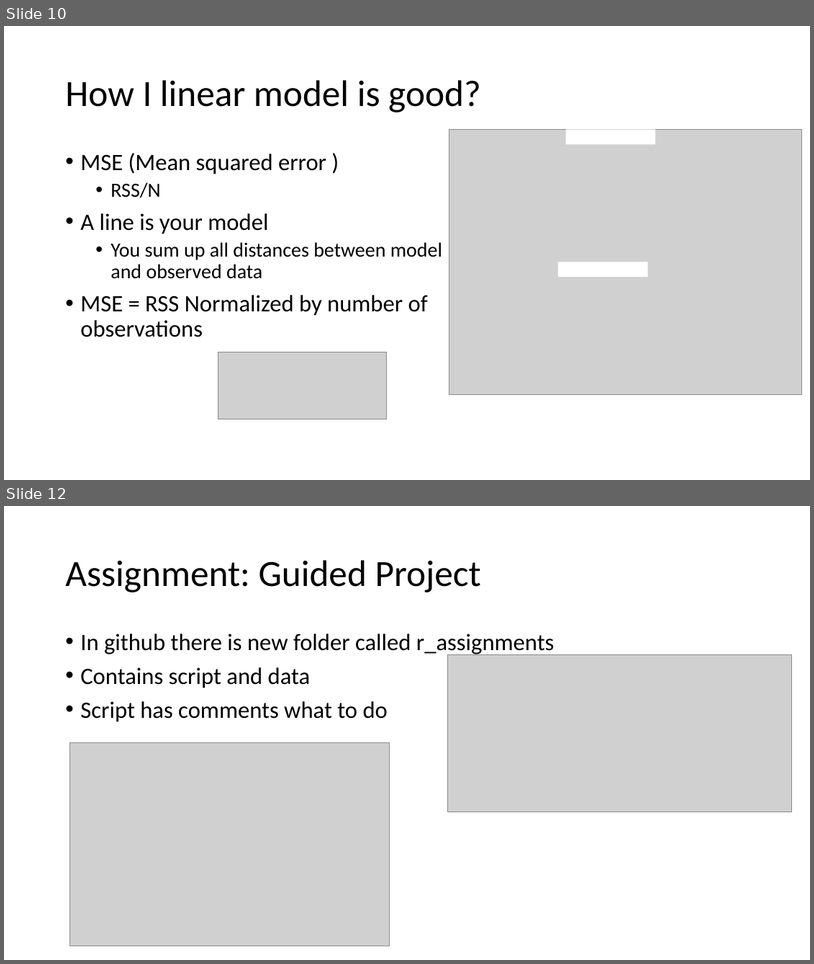
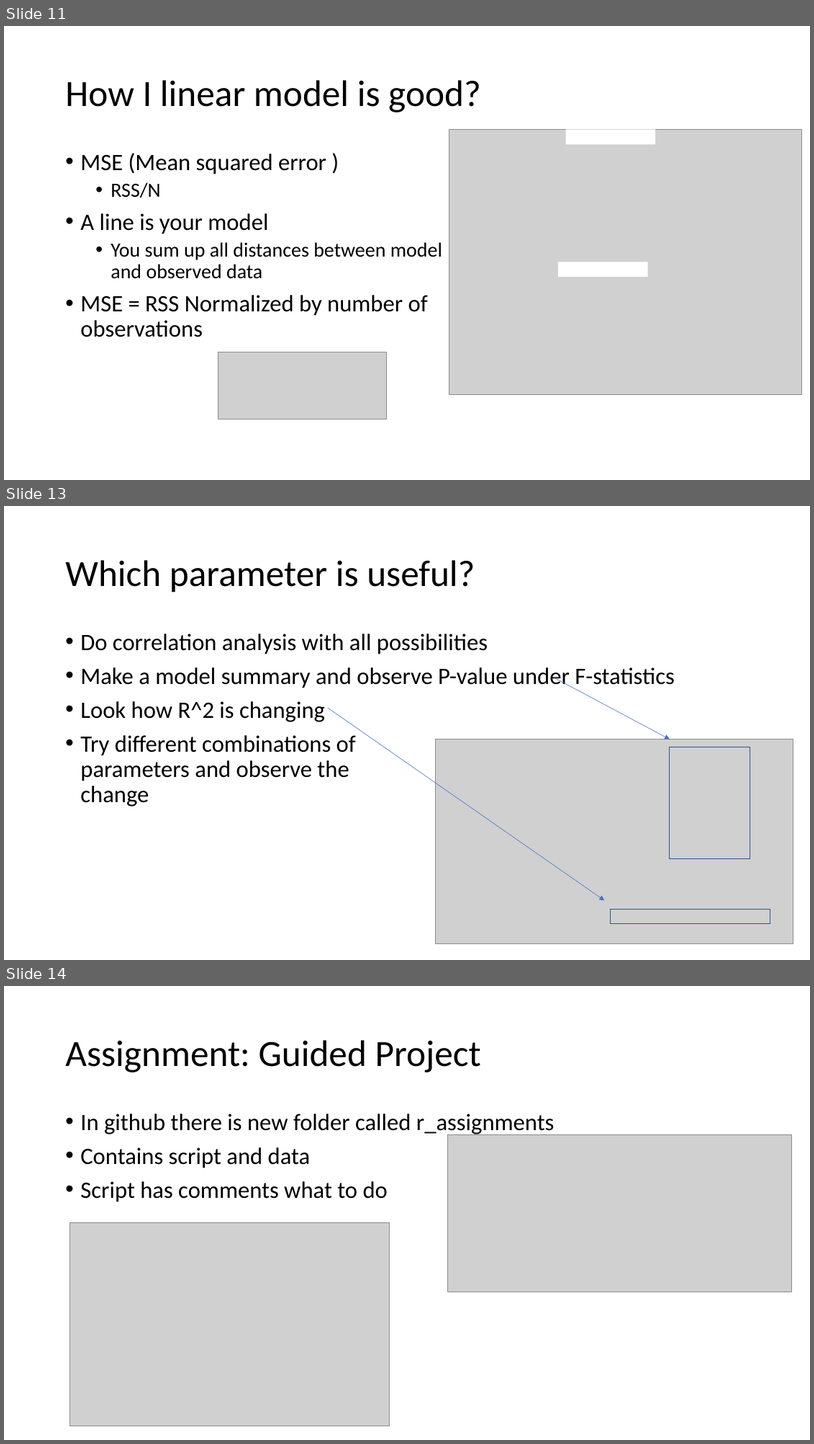
Before and after one commit to mariak13/RIT_DataScience_Seminar, a slide deck: ppt/day3.pptx. Shown one above the other, each under a label of ours: slides 10 and 12 before the commit, slides 11, 13 and 14 after it; the slides between them are not shown. The pictures are 814x964 and 814x1444 pixels, drawn with LibreOffice and Linux fonts; fonts in the diff are those of the drawing; grey boxes stand for pictures. Boxes give left, top, right and bottom in pixels: in the first picture for what was removed or moved away, otherwise in the second. Text is boxed around its words. In the diff, an @@ line names an element or a change of style, - is before the commit and + after.

```diff
--- a/ppt/day3.pptx
+++ b/ppt/day3.pptx
@@ slide 13 added at box(4, 506, 810, 960), background #FFFFFF @@
@@ title added at box(65, 560, 475, 592), 44 pt, text #000000 @@
+Which parameter is useful?
@@ text added at box(80, 633, 675, 806), 28 pt, text #000000 @@
+• Do correlation analysis with all possibilities
+• Make a model summary and observe P-value under F-statistics
+• Look how R^2 is changing
+• Try different combinations of
+  parameters and observe the
+  change
@@ arrow added from (555, 678) to (670, 739), #4472C4 0.5 pt @@
@@ arrow added from (328, 708) to (604, 901), #4472C4 0.5 pt @@
@@ picture added at box(436, 739, 793, 943) @@
@@ rectangle added at box(670, 746, 751, 859), outline #325491 1 pt @@
@@ rectangle added at box(611, 909, 771, 924), outline #325491 1 pt @@
@@ what was slide 10 is now slide 11 @@
@@ what was slide 12 is now slide 14 @@
```
Also in this commit, not shown: 1 slide changed, 1 other slide added, 3 other files.
